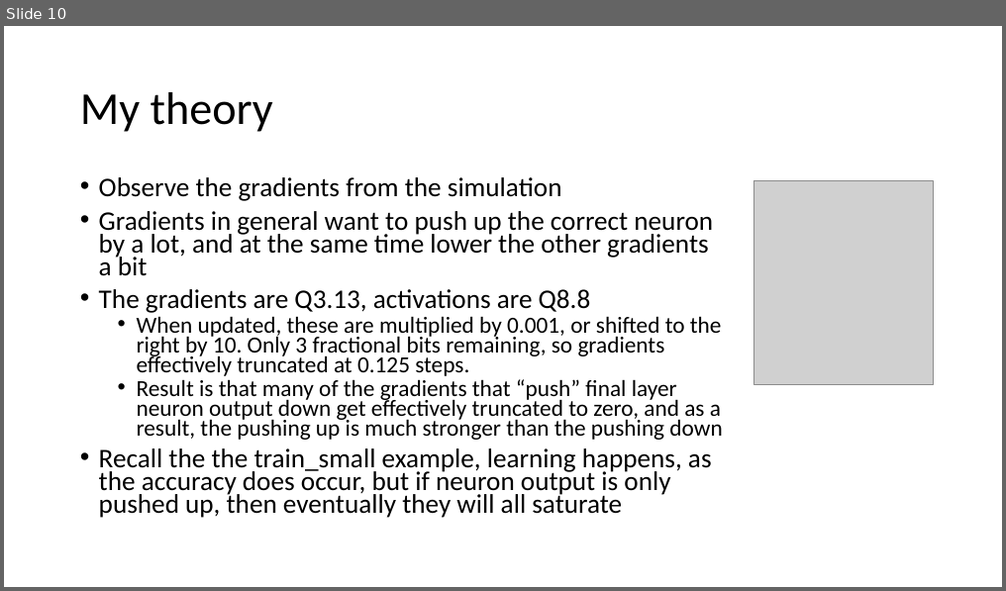
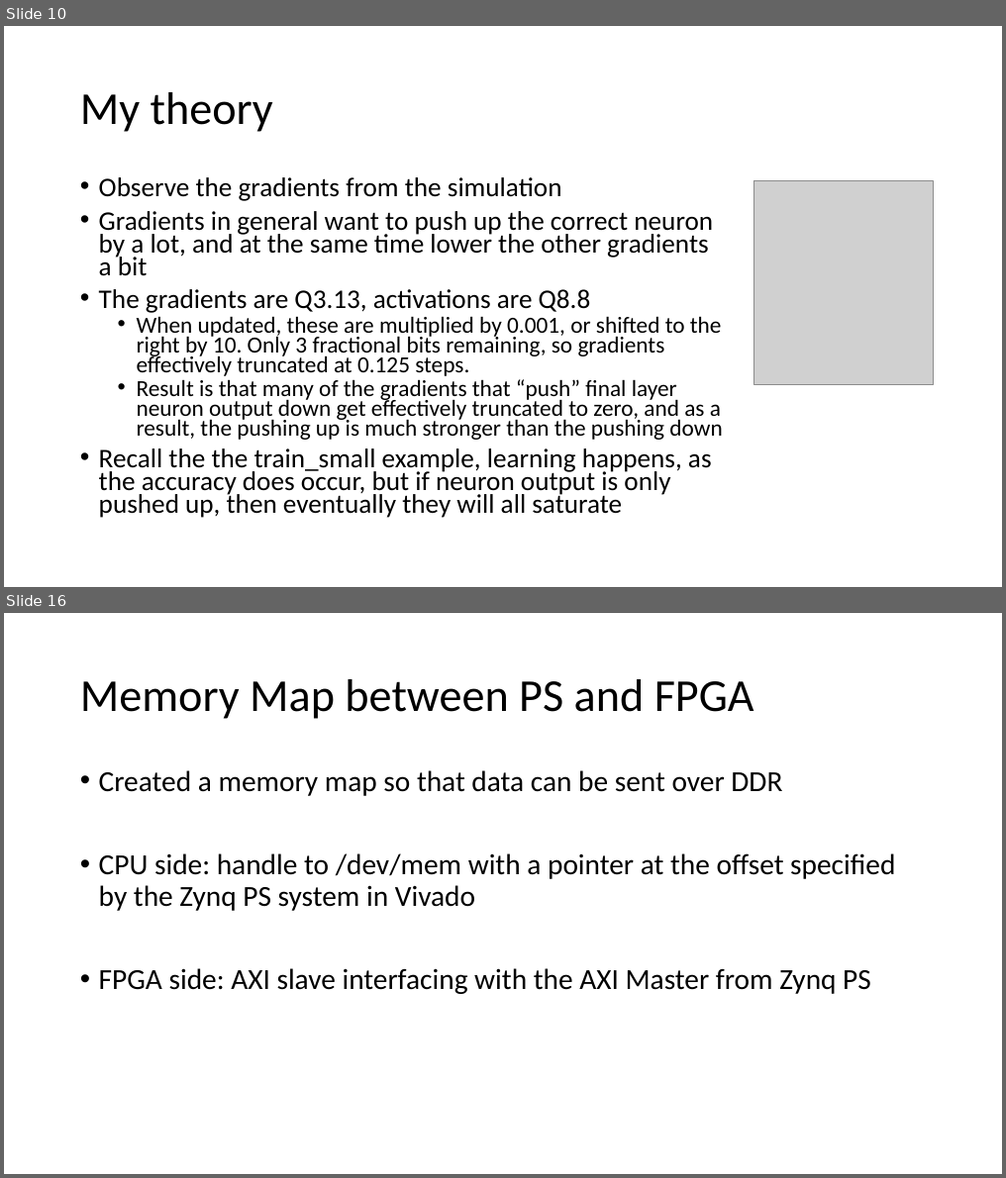
Before and after one commit to erikgroving/NeuralNetworkHardwareAccelerator, a slide deck: WeeklyPresentations/update12_06_13.pptx. Shown one above the other, each under a label of ours: slide 10 before the commit, slides 10 and 16 after it; the slides between them are not shown. The pictures are 1006x591 and 1006x1178 pixels, drawn with LibreOffice and Linux fonts; fonts in the diff are those of the drawing; grey boxes stand for pictures. Boxes give left, top, right and bottom in pixels: in the first picture for what was removed or moved away, otherwise in the second. Text is boxed around its words. In the diff, an @@ line names an element or a change of style, - is before the commit and + after.

```diff
--- a/WeeklyPresentations/update12_06_13.pptx
+++ b/WeeklyPresentations/update12_06_13.pptx
@@ slide 16 added at (4,613,1002,1174), background #FFFFFF @@
@@ title added at (80,679,754,719), 44 pt, text #000000 @@
+Memory Map between PS and FPGA
@@ text added at (99,770,895,994), 28 pt, text #000000 @@
+• Created a memory map so that data can be sent over DDR
+• CPU side: handle to /dev/mem with a pointer at the offset specified by the Zynq PS system in Vivado
+• FPGA side: AXI slave interfacing with the AXI Master from Zynq PS
```
Also in this commit, not shown: 5 slides changed, 9 other slides added, 2 other files.
